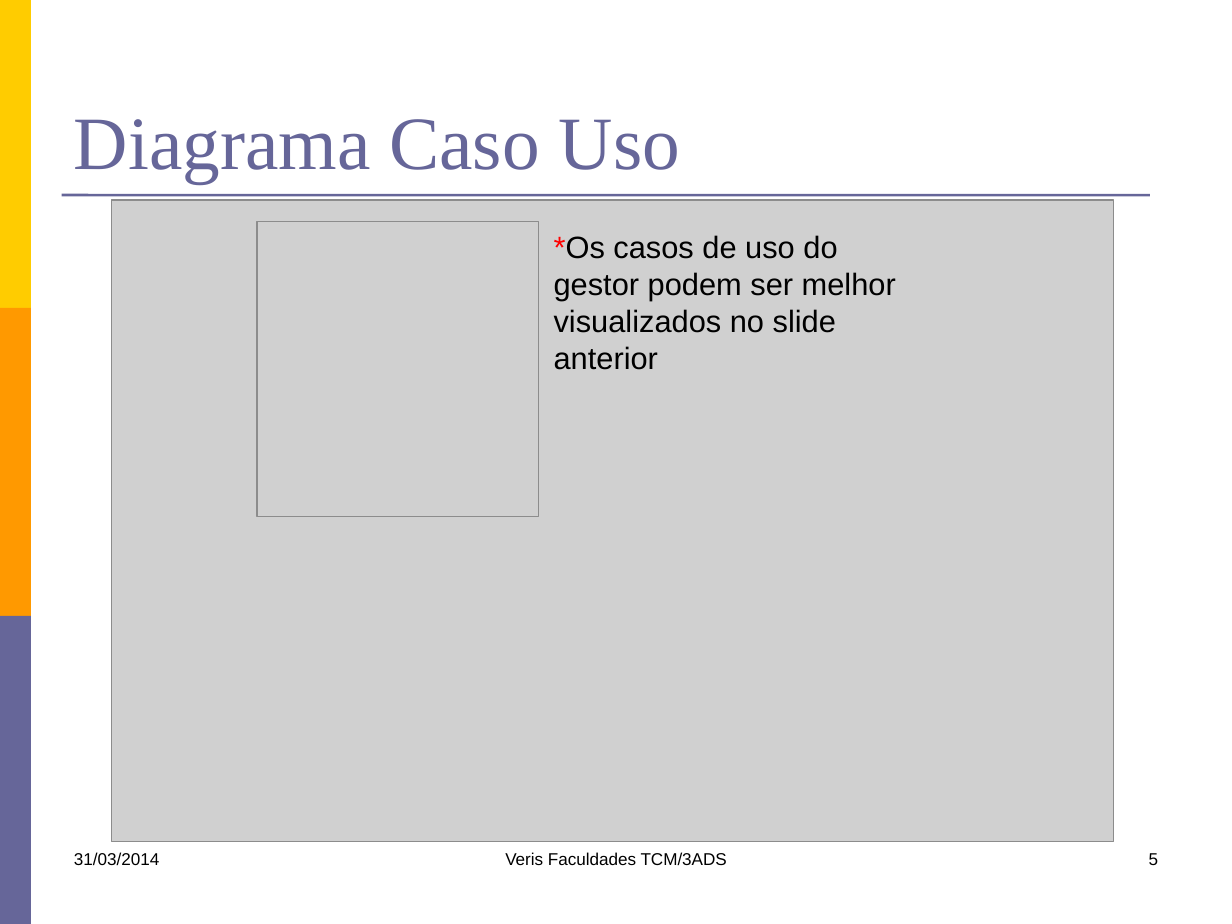
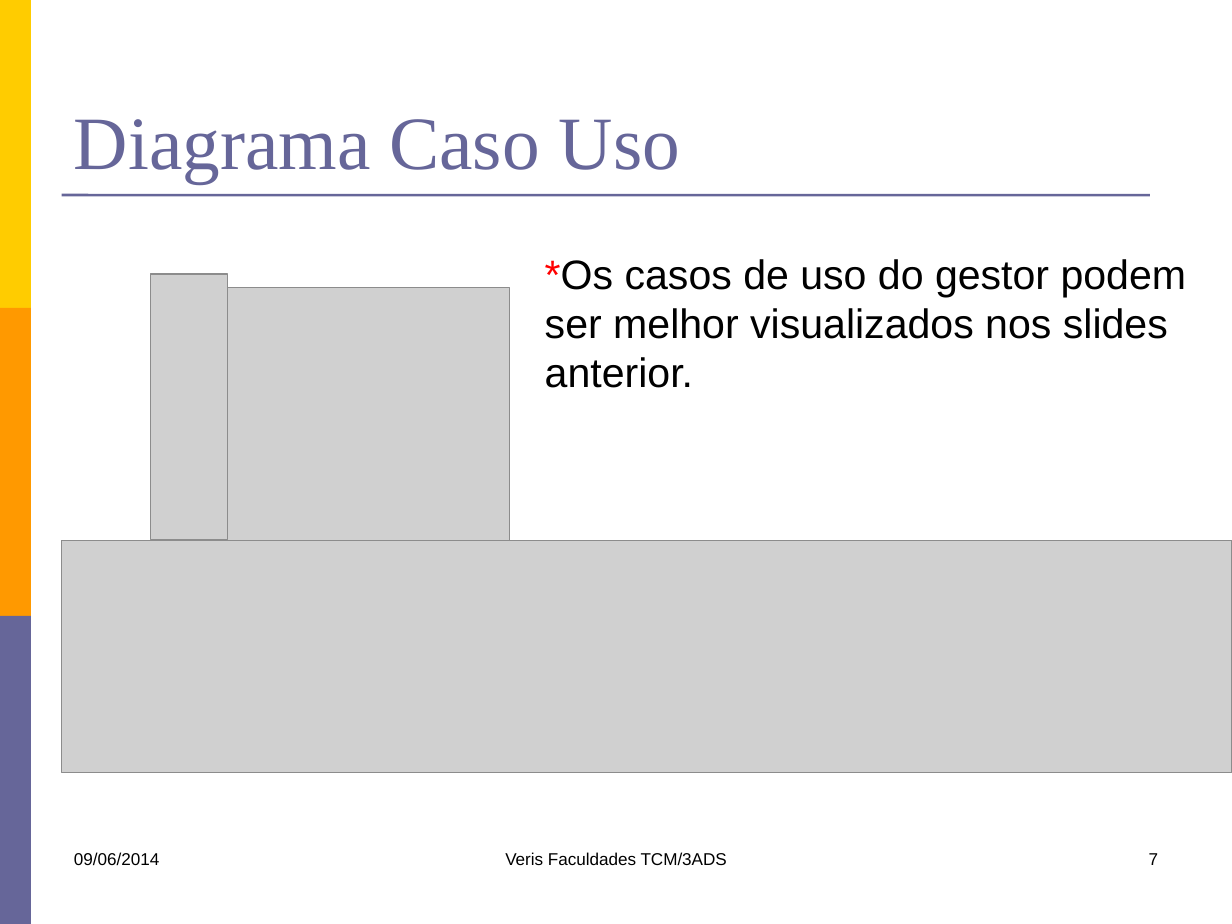
Before and after one commit to kokmz/TCCHUE, a slide deck: slide 7 of documentacao/G4_Apresentacao1sem2014.pptx (slide 5 before the commit). Drawn at 1232x924 pixels with LibreOffice and Linux fonts; fonts in the diff are those of the drawing; grey boxes stand for pictures. Boxes give left, top, right and bottom in pixels: in the first picture for what was removed or moved away, otherwise in the second. Text is boxed around its words. In the diff, an @@ line names an element or a change of style, - is before the commit and + after.

Commit message:
Atualização do slide de apresentação, atendendo o Roteiro de apresentação Final proposto.
IMPORTANTE >>> Alguns diagramas de classe foram modificados(apenas no visual) para dar uma melhor visibilidade nos slides. Resolvemos quebrar os diagramas de classe e de comunicação em partes para dar um melhor entendimento e facilitar a leitura na hora da apresentação.

```diff
--- a/documentacao/G4_Apresentacao1sem2014.pptx
+++ b/documentacao/G4_Apresentacao1sem2014.pptx
@@ picture removed at bbox=[112, 200, 1114, 841] @@
@@ text at bbox=[545, 259, 1187, 388]: text changed; size 18 to 24 pt @@
-*Os casos de uso do gestor podem ser melhor visualizados no slide anterior
+*Os casos de uso do gestor podem ser melhor visualizados nos slides anterior.
@@ picture added at bbox=[150, 274, 228, 540] @@
@@ picture: place and size @@
-picture at bbox=[257, 222, 540, 516]
+picture at bbox=[228, 287, 510, 582]
@@ picture added at bbox=[62, 541, 1232, 772] @@
@@ text at bbox=[74, 852, 159, 866]: text changed @@
-31/03/2014
+09/06/2014
@@ page number at bbox=[1149, 853, 1159, 865]: text changed @@
-5
+7
```
Also in this commit, not shown: 7 other slides changed, 24 slides added.
